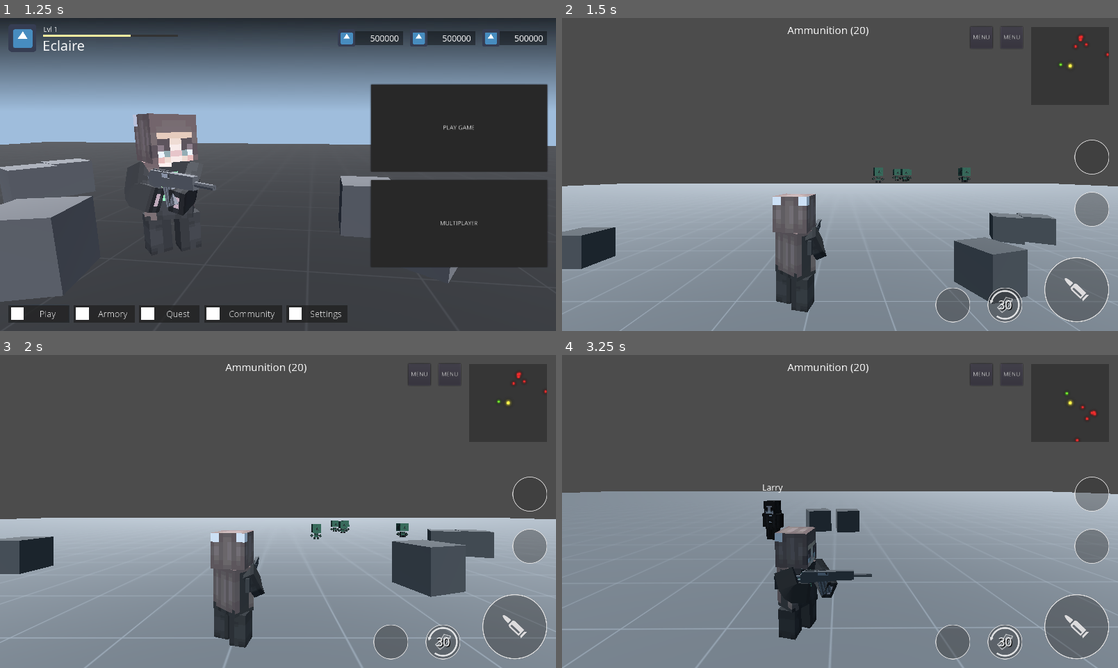
Above: before the commit, frames 1-4 (two rows, left to right).
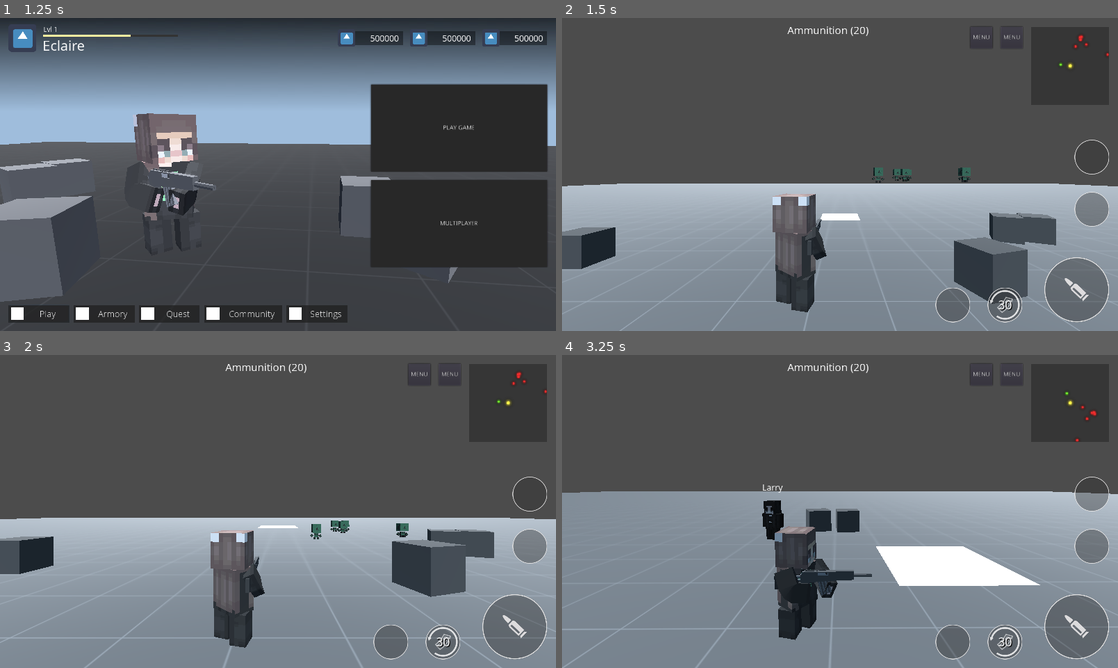
Above: after the commit, the same moments.

Repository: khairul169/PixelGunner
Game: Godot game, scene res://scenes/main_menu.tscn
The game is run twice, just before and just after one commit, with the same random seed, the same clock (stepped at 60 frames per second) and the same inputs. The engine's default icon, where the game draws it, is replaced by a stand-in: a white triangle on a blue panel in a dark square.
Inputs (mouse positions are in pixels of both pictures, inside the frame that each line leads up to):
- Up to frame 1 (1.25 s): click "Play" at 0.5 s
- Up to frame 2 (1.5 s): click "PLAY GAME" at 1.25 s
- Up to frame 3 (2 s): no input
- Up to frame 4 (3.25 s): move the mouse to (812, 574) at 2.02 s; hold W 2.03-2.75 s; hold R 2.03-2.75 s; click (812, 574) at 2.17 s; tap Space at 2.27 s; drag from (1006, 558) to (812, 574) at 2.77 s

Frame 1 is identical in both runs. In frame 2, 0.1% of the frame differs, in the area x 46-54%, y 62-65%; in frame 3, less than 0.1%; in frame 4, 2.6%, in the area x 56-86%, y 61-74%.

Commit message:
begin working on terrain heightmap generator

Diff:
--- a/scenes/world.tscn
+++ b/scenes/world.tscn
@@ -1,10 +1,11 @@
-[gd_scene load_steps=13 format=2]
+[gd_scene load_steps=14 format=2]
 
 [ext_resource path="res://textures/tile.png" type="Texture" id=1]
 [ext_resource path="res://scenes/monster/spawner.gd" type="Script" id=2]
 [ext_resource path="res://scenes/npc/quest_giver.tscn" type="PackedScene" id=3]
 [ext_resource path="res://scenes/player/camera.tscn" type="PackedScene" id=4]
 [ext_resource path="res://scenes/player/player.tscn" type="PackedScene" id=5]
+[ext_resource path="res://scenes/world/terrain.gd" type="Script" id=6]
 
 [sub_resource type="Environment" id=1]
 ambient_light_color = Color( 0.611765, 0.807843, 1, 1 )
@@ -153,3 +154,7 @@
 
 [node name="player" parent="." instance=ExtResource( 5 )]
 transform = Transform( 1, 0, 0, 0, 1, 0, 0, 0, 1, 0, 0.613, 0 )
+
+[node name="terrain" type="MeshInstance" parent="."]
+transform = Transform( 1, 0, 0, 0, 1, 0, 0, 0, 1, 0, 1, -4 )
+script = ExtResource( 6 )
--- /dev/null
+++ b/scenes/world/terrain.gd
@@ -0,0 +1,26 @@
+extends MeshInstance
+
+func _ready() -> void:
+	var sf = SurfaceTool.new();
+	sf.begin(Mesh.PRIMITIVE_TRIANGLES);
+
+	var tris = [
+		Vector3(0, 0, 0),
+		Vector3(1, 0, 0),
+		Vector3(1, 0, 1),
+		Vector3(0, 0, 1)
+	];
+
+	sf.add_vertex(tris[0]);
+	sf.add_vertex(tris[1]);
+	sf.add_vertex(tris[2]);
+
+	sf.add_vertex(tris[2]);
+	sf.add_vertex(tris[3]);
+	sf.add_vertex(tris[0]);
+
+	sf.index();
+	sf.generate_normals();
+	var m = sf.commit();
+
+	mesh = m;
